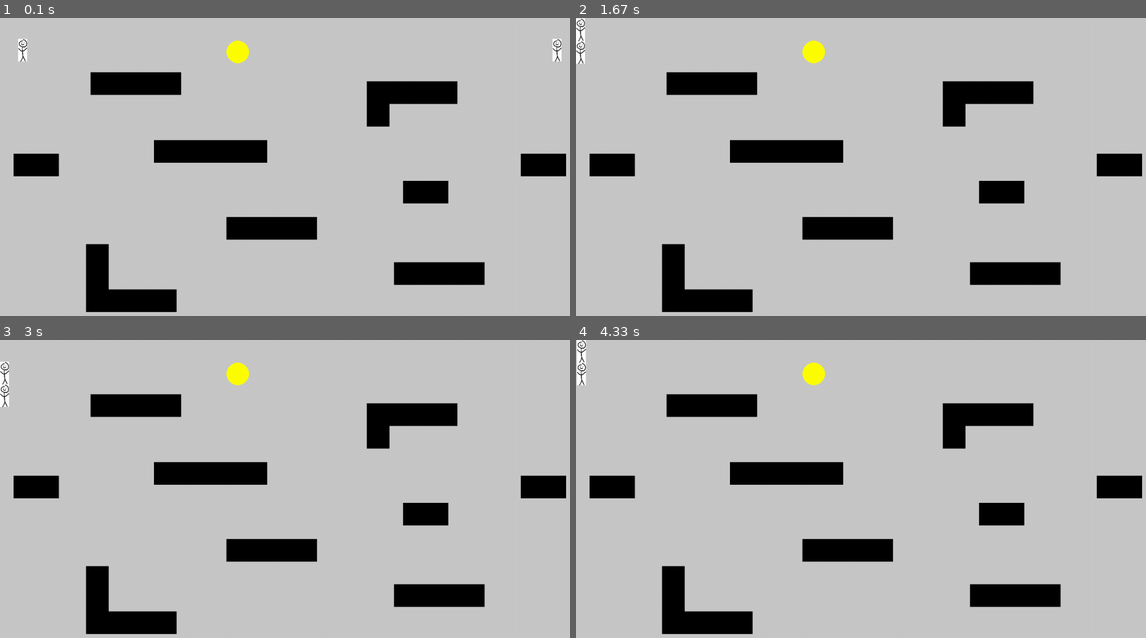
Above: before the commit, frames 1-4 (two rows, left to right).
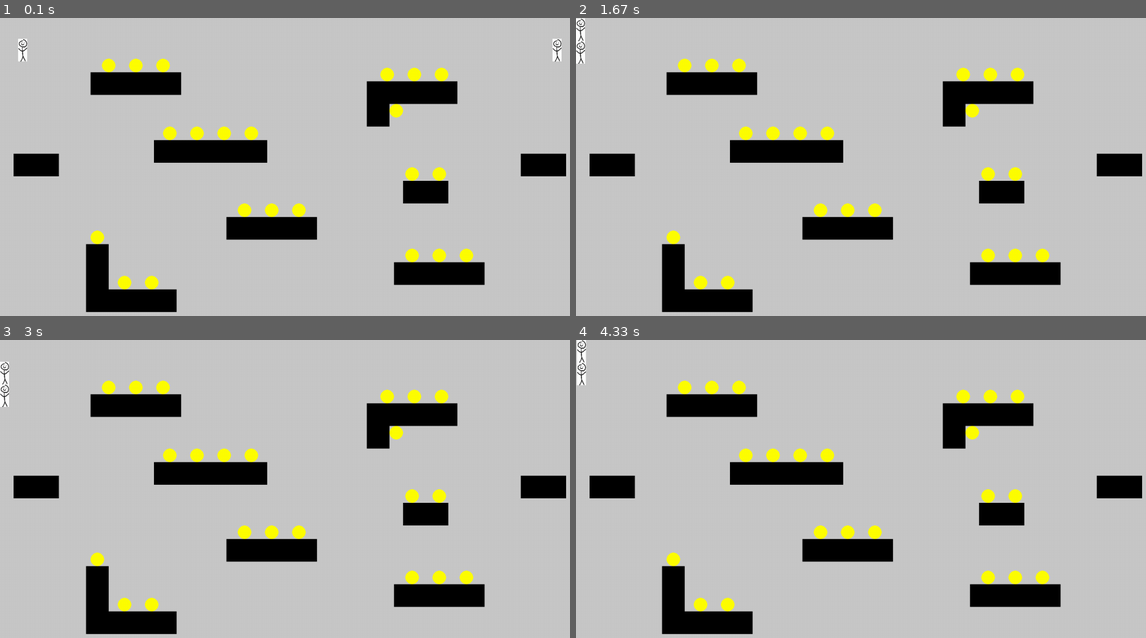
Above: after the commit, the same moments.

Repository: CS196Illinois/Group10-FA21
Game: pygame game, started from Project/game.py
The game is run twice, just before and just after one commit, with the same random seed, the same clock (stepped at 60 frames per second) and the same inputs.
Inputs:
- Up to frame 1 (0.1 s): no input
- Up to frame 2 (1.67 s): hold Space 0.33-0.8 s; hold Right 0.33-0.8 s; hold Right 0.83-1.3 s; hold D 0.83-1.3 s; tap Space at 0.9, 1.2, 1.4 s; hold Up 1.33-1.63 s; hold W 1.33-1.63 s
- Up to frame 3 (3 s): hold Right 1.67-2.13 s; hold D 1.67-2.13 s; tap Space at 1.73, 2.03, 2.23, 2.53, 2.8 s; hold Left 2.17-2.7 s; hold A 2.17-2.7 s; hold Down from 2.73 s (still down); hold S from 2.73 s (still down)
- Up to frame 4 (4.33 s): release Down at 3.03 s; release S at 3.03 s; hold Left 3.07-3.47 s; hold A 3.07-3.47 s; tap Space at 3.13, 3.43, 3.57, 3.97, 4.27 s; hold Up 3.5-3.87 s; hold W 3.5-3.87 s; hold Right from 3.9 s (still down); hold D from 3.9 s (still down)

The runs differ from the first frame. In frame 1, 2.2% of the frame differs, in the area x 15-84%, y 7-92%; in frame 2, 2.2%; in frame 3, 2.2%; in frame 4, 2.2%.

Commit message:
Finished the simple coin system.

Diff:
--- a/Project/game.py
+++ b/Project/game.py
@@ -37,6 +37,7 @@
         self.rect = self.surf.get_rect(center = (50,50))
         self.dx, self.dy = 0, 0
         self.touchingPlatform = False
+        self.score = 0
 
 
     def update(self, pressed_keys, possibleCollisionSprites):
@@ -66,10 +67,17 @@
             self.dx = 0
             self.dy = 0
             self.rect.center = (0,0)
+            self.score = 0
+            killCoin()
+            AddCoin()
         #deceleration/friction
         if self.touchingPlatform and not self.moving:
             self.dx = 0
 
+        for coin in pygame.sprite.spritecollide(self, coin_sprites, True, collided = None):
+            self.score += 1
+            coin.kill()
+            print(self.score)
 
         self.dy += 1
 
@@ -136,6 +144,7 @@
         self.rect = self.surf.get_rect(center = (SCREEN_WIDTH-50,50))
         self.dx, self.dy = 0, 0
         self.touchingPlatform = False
+        self.score = 0
 
 
     def update(self, pressed_keys, possibleCollisionSprites):
@@ -165,12 +174,15 @@
             self.dx = 0
             self.dy = 0
             self.rect.center = (0,0)
+            self.score = 0
         #deceleration/friction
         if self.touchingPlatform and not self.moving:
             self.dx = 0
 
         for coin in pygame.sprite.spritecollide(self, coin_sprites, True, collided = None):
+            self.score += 1
             coin.kill()
+            print(self.score)
 
         # cool collision detection below here
         self.dy += 1
@@ -238,7 +250,7 @@
             left = xPos,
             top = yPos
         )
-        pygame.draw.circle(self.surf, (255,255,0), (25,25), 25)
+        pygame.draw.circle(self.surf, (255,255,0), (25,25), 15)
 
 
 class Platform(pygame.sprite.Sprite):
@@ -304,10 +316,83 @@
 newPlatform(810, 140, pw, pw * 2)
 newPlatform(810 + pw, 140, pw * 3, pw)
 
-coinA = Coin(500,50)
-all_sprites.add(coinA)
+# create Coin instances
+# this part of code is not elegent, but I do not know how to make it better...
 coin_sprites = pygame.sprite.Group()
-coin_sprites.add(coinA)
+def AddCoin():
+    coin1 = Coin(190,460)
+    all_sprites.add(coin1)
+    coin2 = Coin(275,80)
+    all_sprites.add(coin2)
+    coin3 = Coin(335,80)
+    all_sprites.add(coin3)
+    coin4 = Coin(215,80)
+    all_sprites.add(coin4)
+    coin5 = Coin(410,230)
+    all_sprites.add(coin5)
+    coin6 = Coin(470,230)
+    all_sprites.add(coin6)
+    coin7 = Coin(530,230)
+    all_sprites.add(coin7)
+    coin8 = Coin(350,230)
+    all_sprites.add(coin8)
+    coin9 = Coin(885,320)
+    all_sprites.add(coin9)
+    coin10 = Coin(945,320)
+    all_sprites.add(coin10)
+    coin11 = Coin(575,400)
+    all_sprites.add(coin11)
+    coin12 = Coin(515,400)
+    all_sprites.add(coin12)
+    coin13 = Coin(635,400)
+    all_sprites.add(coin13)
+    coin14 = Coin(885,500)
+    all_sprites.add(coin14)
+    coin15 = Coin(945,500)
+    all_sprites.add(coin15)
+    coin16 = Coin(1005,500)
+    all_sprites.add(coin16)
+    # L shape
+    coin17 = Coin(250,560)
+    all_sprites.add(coin17)
+    coin18 = Coin(310,560)
+    all_sprites.add(coin18)
+    coin19 = Coin(890,100)
+    all_sprites.add(coin19)
+    coin20 = Coin(950,100)
+    all_sprites.add(coin20)
+    coin21 = Coin(830,100)
+    all_sprites.add(coin21)
+    coin22 = Coin(850,180)
+    all_sprites.add(coin22)
+    coin_sprites.add(coin1)
+    coin_sprites.add(coin2)
+    coin_sprites.add(coin3)
+    coin_sprites.add(coin4)
+    coin_sprites.add(coin5)
+    coin_sprites.add(coin6)
+    coin_sprites.add(coin7)
+    coin_sprites.add(coin8)
+    coin_sprites.add(coin9)
+    coin_sprites.add(coin10)
+    coin_sprites.add(coin11)
+    coin_sprites.add(coin12)
+    coin_sprites.add(coin13)
+    coin_sprites.add(coin14)
+    coin_sprites.add(coin15)
+    coin_sprites.add(coin16)
+    coin_sprites.add(coin17)
+    coin_sprites.add(coin18)
+    coin_sprites.add(coin19)
+    coin_sprites.add(coin20)
+    coin_sprites.add(coin21)
+    coin_sprites.add(coin22)
+
+AddCoin()
+
+def killCoin():
+    for item in coin_sprites:
+        item.kill()
 
 #move_up_sound = pygame.mixer.Sound("ao.ogg")
 #move_down_sound = pygame.mixer.Sound("ao.ogg")
